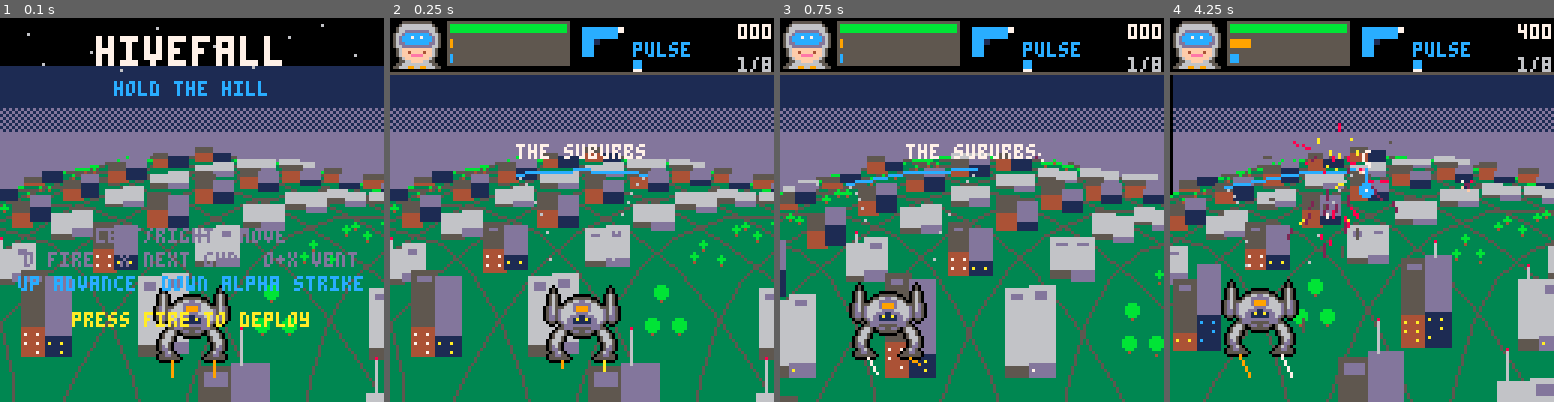
Above: before the commit, frames 1-4 (left to right).
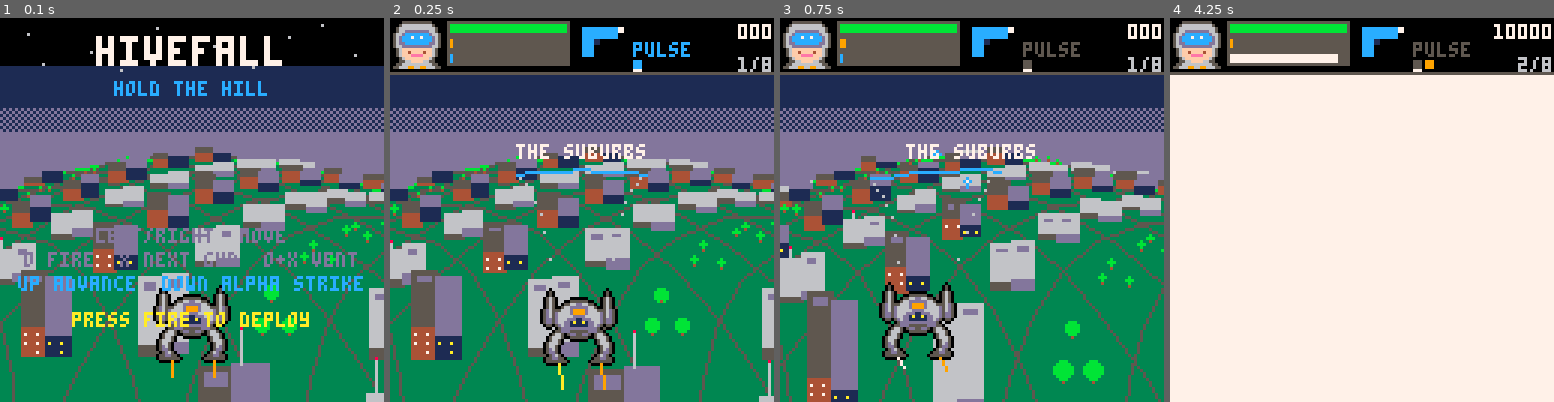
Above: after the commit, the same moments.

Repository: drachis/carts
Game: PICO-8 cartridge proj/hivefall/tests/test_boot.p8
The game is run twice, just before and just after one commit, with the same random seed, the same clock (stepped at 60 frames per second) and the same inputs.
Inputs:
- Up to frame 1 (0.1 s): no input
- Up to frame 2 (0.25 s): no input
- Up to frame 3 (0.75 s): tap X (X key) at 0.33 s; tap O (Z key) at 0.7 s
- Up to frame 4 (4.25 s): tap X (X key) at 1.07, 1.85, 2.97, 4.08 s; hold Right 1.6-2.1 s; tap O (Z key) every 0.4 s from 1.7 to 4.1 s; hold Up 2.15-2.42 s; hold Right 2.47-3.03 s; hold Left 3.08-3.58 s; hold Down 3.63-3.97 s; hold Right from 4.02 s (still down)

Frame 1 is identical in both runs. In frame 2, 6.0% of the frame differs, in the area x 0-100%, y 35-100%; in frame 3, 43%; in frame 4, 86%, in the area x 0-100%, y 1-100%.

Commit message:
hivefall tests: a short boot test (480 frames, two dumps); passes 3 runs of 3 with no crash
Co-Authored-By: Claude Opus 5.5 <noreply@anthropic.com>

Diff:
--- a/proj/hivefall/tests/test_boot.lua
+++ b/proj/hivefall/tests/test_boot.lua
@@ -1,9 +1,10 @@
 -- test_boot.lua : the real cart, nothing stubbed but input and sound, from
--- its first frame: the title, a start, a bot holding fire and pacing (and
--- boosting and venting), the shop, the boss arriving and dying, an alpha
--- strike, drops, the city falling, the win and a restart, every frame drawn.
+-- its first frame, every frame drawn: the title, a start, a bot pacing,
+-- firing, boosting and venting, the shop, the boss arriving and dying, an
+-- alpha strike, drops, the city falling, a restart and the win.
 --
--- four game frames are run per pico-8 frame, to save time.
+-- it is kept short (480 frames, two screens dumped): headless pico-8
+-- crashes far more on long, fully drawn tests. see DESIGN.md.
 
 local held={}
 function btn(i) return held[i] or false end
@@ -16,49 +17,38 @@
 
 function _draw() end
 
-function game_frame()
+function _update60()
  n+=1
  held={}
- if n==20 or n==2200 then held[4]=true end
- if n>20 and n<2100 then
-  held[n\120%2]=true
-  held[4]=n%90<60
-  held[5]=n%200==0
-  held[2]=n%330<40
-  if n%500<30 then held[4],held[5]=true,true end
+ if n==10 or n==425 then held[4]=true end
+ if n>10 and n<330 then
+  held[n\40%2]=true
+  held[4]=n%30<20
+  held[5]=n%50==0
+  held[2]=n%90<20
+  if n%120<16 then held[4],held[5]=true,true end
  end
- if n==1500 then open_shop() end
- if n==1700 then
+ if n==150 then open_shop() end
+ if n==200 then
   state="play"
   spawn_group("tyrant",1)
  end
- if n==1800 then
+ if n==230 then
   boss.z=2.5
   charge=alpha_cost
   held[3]=true
-  add(drops,{x=player.x,z=1.3,kind="cool",colour=12})
+  add(drops,{x=player.x,z=1.2,kind="cool",colour=12})
   add(drops,{x=0,z=3,kind="flak",colour=9,weapon=weapon_specs.flak})
  end
- if n==1830 then hurt_foe(boss,9999) end
- if n==2100 then hurt_city(999) end
- if n==2300 then end_game(true,"the hive is broken") end
+ if n==250 then hurt_foe(boss,9999) end
+ if n==330 then hurt_city(999) end
+ if n==450 then end_game(true,"the hive is broken") end
  game_update()
  game_draw()
  if n==5 then dump_screen("boot_title") end
- if n==880 then dump_screen("boot_play") end
- if n==1520 then dump_screen("boot_shop") end
- if n==1825 then dump_screen("boot_boss") end
- if n==1900 then dump_screen("boot_dying") end
- if n==2150 then dump_screen("boot_lost") end
- if n==2350 then dump_screen("boot_won") end
- if n==2400 then
+ if n==245 then dump_screen("boot_play") end
+ if n==480 then
   printh("ok boot")
   extcmd("shutdown")
  end
 end
-
-function _update60()
- for i=1,4 do
-  if n<2400 then game_frame() end
- end
-end
